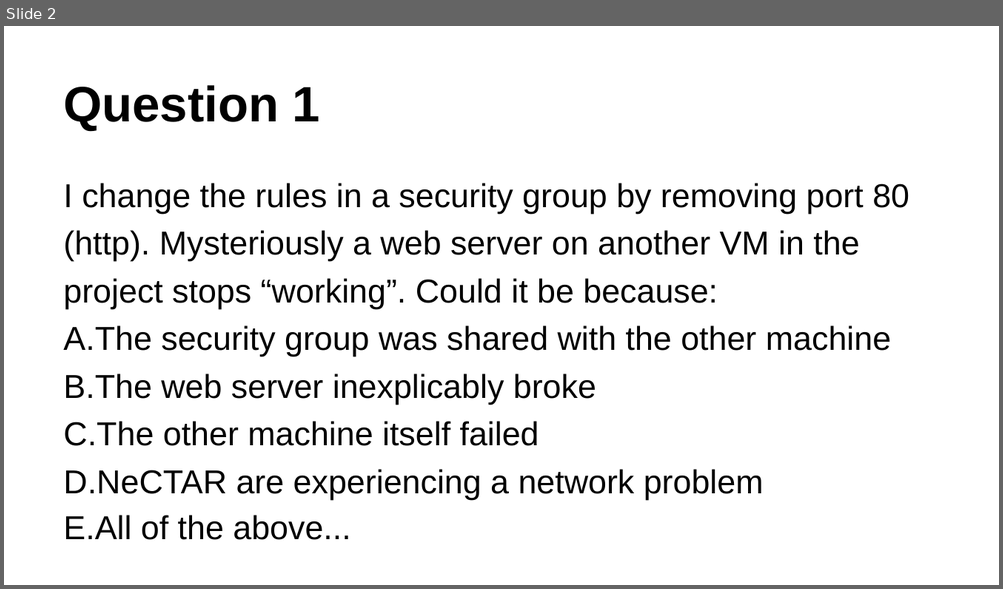
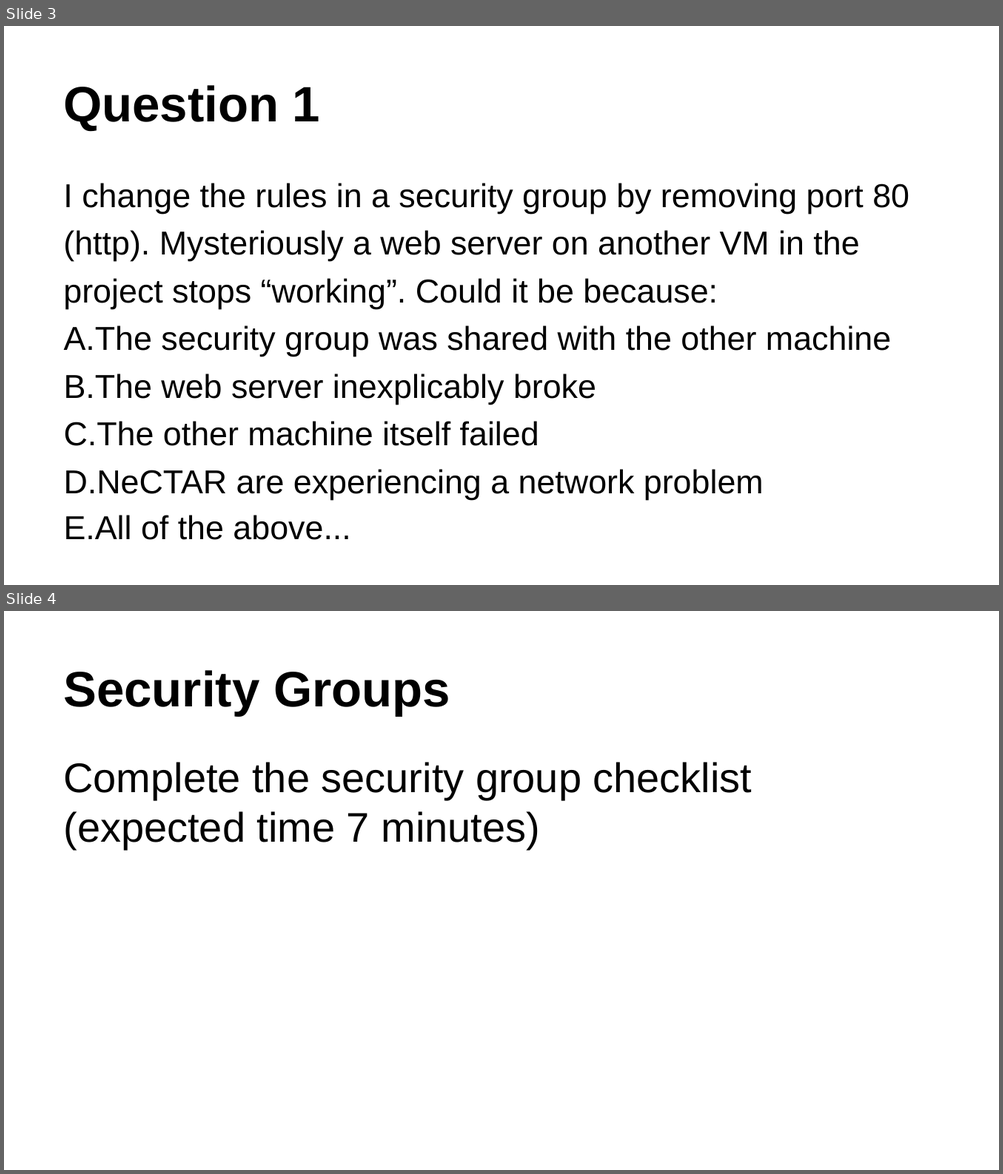
Before and after one commit to resbaz/nectar-cloud-lessons, a slide deck: Lessons/Lesson_II/Lesson_II_Questions.pptx. Shown one above the other, each under a label of ours: slide 2 before the commit, slides 3 and 4 after it. The pictures are 1003x589 and 1003x1174 pixels, drawn with LibreOffice and Linux fonts; fonts in the diff are those of the drawing. Boxes give left, top, right and bottom in pixels: in the first picture for what was removed or moved away, otherwise in the second. Text is boxed around its words. In the diff, an @@ line names an element or a change of style, - is before the commit and + after.

```diff
--- a/Lessons/Lesson_II/Lesson_II_Questions.pptx
+++ b/Lessons/Lesson_II/Lesson_II_Questions.pptx
@@ slide 4 added at bbox=[4, 611, 999, 1170], background #FFFFFF @@
@@ text added at bbox=[63, 670, 450, 715], 36 pt, text #000000, bold @@
+Security Groups
@@ text added at bbox=[63, 762, 752, 849], 30 pt, text #000000 @@
+Complete the security group checklist
+(expected time 7 minutes)
@@ what was slide 2 is now slide 3 @@
```
Also in this commit, not shown: 2 other slides added, 1 other file.
